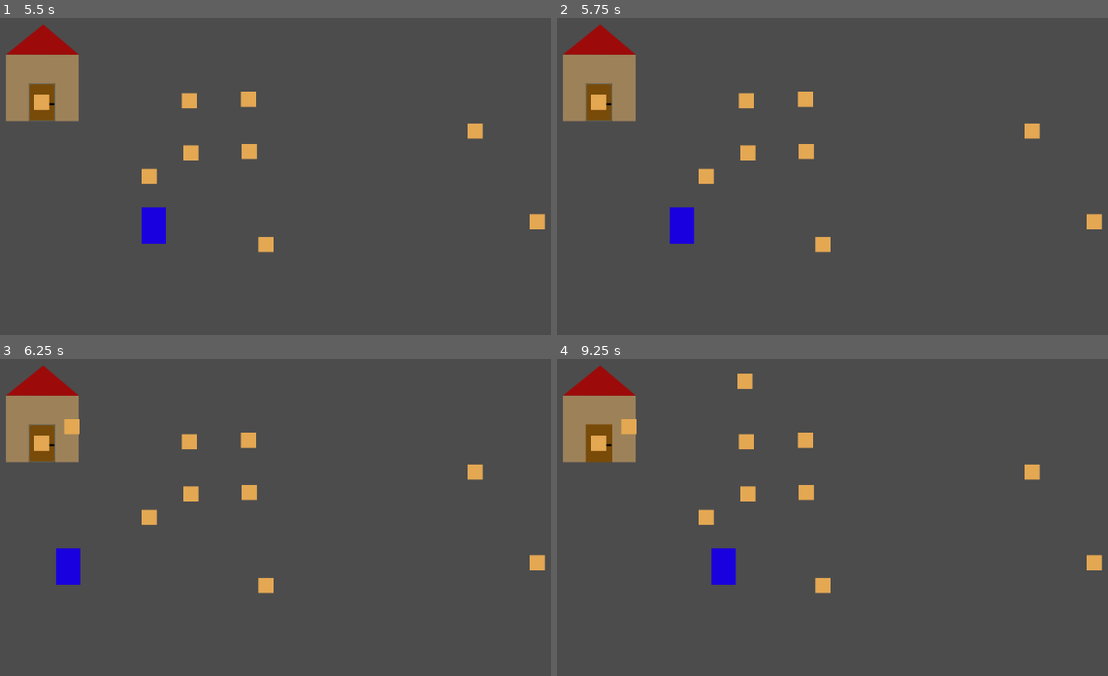
Above: before the commit, frames 1-4 (two rows, left to right).
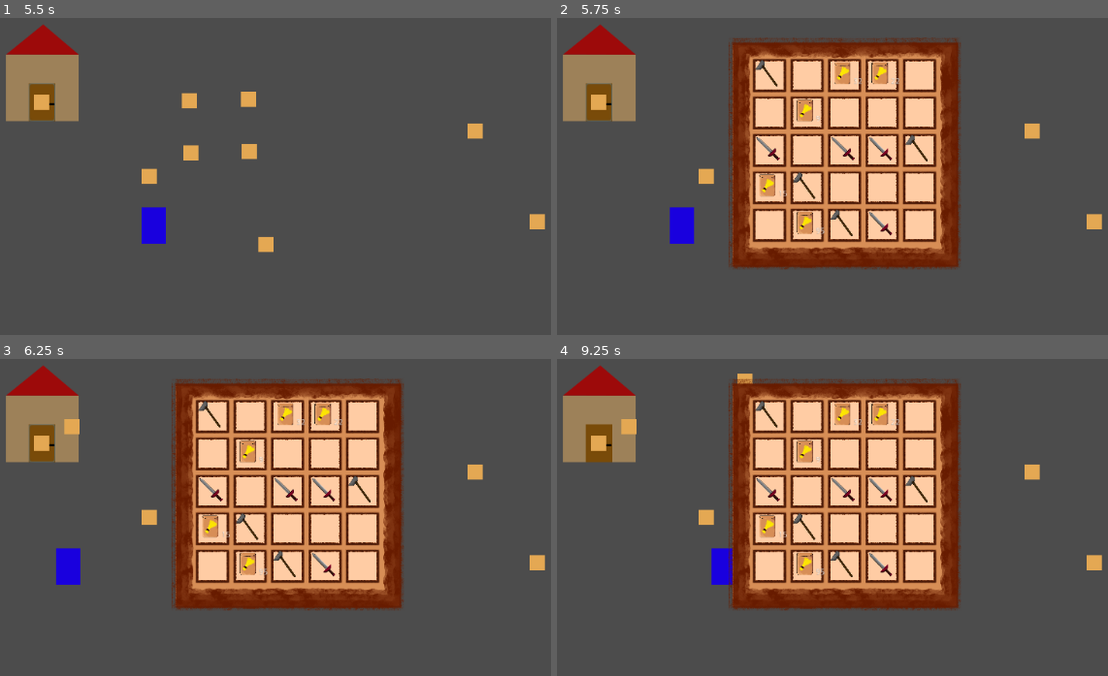
Above: after the commit, the same moments.

Repository: dietrichdaniel/Generic-Farmer
Game: Godot game, scene res://Scenes/TestLevel.tscn
Two runs of this game, one before a commit and one after it. Both use one fixed random seed, a clock stepped at 60 frames per second and the inputs below.
Inputs (mouse positions are in pixels of both pictures, inside the frame that each line leads up to):
- Up to frame 1 (5.5 s): click (187, 100) at 0.52 s; click (44, 103) at 1.25 s; tap Enter (ui_accept) at 2, 2.27, 3.02, 4.52, 5.27 s; move the mouse to (473, 132) at 2.02 s; hold D (Right) 2.03-2.78 s; click (473, 132) at 2.17 s; move the mouse to (148, 176) at 2.77 s; hold S (Down) 2.78-3.53 s; click (148, 176) at 2.92 s; move the mouse to (380, 52) at 3.52 s; hold D (Right) 3.53-4.28 s; click (380, 52) at 3.67 s; move the mouse to (264, 243) at 4.27 s; hold W (Up) 4.28-5.03 s; click (264, 243) at 4.42 s; move the mouse to (539, 220) at 5.02 s; hold A (Left) from 5.03 s (still down); click (539, 220) at 5.17 s
- Up to frame 2 (5.75 s): keep holding A (Left); tap E (Open_Inventory, bound only after the commit) at 5.65 s
- Up to frame 3 (6.25 s): keep holding A (Left); move the mouse to (71, 425) at 5.77 s; click (71, 425) at 5.92 s; tap Enter (ui_accept) at 6.02 s
- Up to frame 4 (9.25 s): move the mouse to (898, 495) at 6.52 s; release A (Left) at 6.53 s; hold S (Down) 6.53-7.28 s; click (898, 495) at 6.67 s; move the mouse to (744, 381) at 7.27 s; hold D (Right) 7.28-8.03 s; click (744, 381) at 7.42 s; tap Enter (ui_accept) at 7.52, 8.27, 9.02 s; move the mouse to (1030, 473) at 8.02 s; hold W (Up) 8.03-8.78 s; click (1030, 473) at 8.17 s; move the mouse to (705, 517) at 8.77 s; hold D (Right) from 8.78 s (still down); click (705, 517) at 8.92 s

Frame 1 is identical in both runs. In frame 2, 30% of the frame differs, in the area x 31-74%, y 6-80%; in frame 3, 30%; in frame 4, 30%, in the area x 30-74%, y 6-80%.

Commit message:
0.05
Inventory working, need to make hotbar

Diff:
--- a/Scenes/TestLevel.tscn
+++ b/Scenes/TestLevel.tscn
@@ -1,8 +1,10 @@
-[gd_scene load_steps=4 format=2]
+[gd_scene load_steps=6 format=2]
 
 [ext_resource path="res://Scenes/House.tscn" type="PackedScene" id=1]
 [ext_resource path="res://Scripts/TestLevel.gd" type="Script" id=2]
 [ext_resource path="res://Scenes/Soil.tscn" type="PackedScene" id=3]
+[ext_resource path="res://Scripts/UI.gd" type="Script" id=4]
+[ext_resource path="res://Scenes/Inventory.tscn" type="PackedScene" id=5]
 
 [node name="TestLevel" type="Node2D"]
 script = ExtResource( 2 )
@@ -24,3 +26,9 @@
 
 [node name="Position2D" type="Position2D" parent="."]
 position = Vector2( 153, 395 )
+
+[node name="UI" type="CanvasLayer" parent="."]
+script = ExtResource( 4 )
+
+[node name="Inventory" parent="UI" instance=ExtResource( 5 )]
+visible = false
--- a/Scripts/Inventory.gd
+++ b/Scripts/Inventory.gd
@@ -16,16 +16,25 @@
 					slot.putIntoSlot(holding_item)
 					holding_item = null
 				else:
-					var temp_item = slot.item
-					slot.pickFromSlot()
-					temp_item.global_position = event.global_position
-					slot.putIntoSlot(holding_item)
-					holding_item = temp_item
+					if holding_item.item_name != slot.item.item_name:
+						var temp_item = slot.item
+						slot.pickFromSlot()
+						temp_item.global_position = event.global_position
+						slot.putIntoSlot(holding_item)
+						holding_item = temp_item
+					else:
+						var stack_size = int(JSONData.item_data[slot.item.item_name]['StackSize'])
+						var able_to_add = stack_size - slot.item.item_quantity
+						if able_to_add >= holding_item.item_quantity:
+							slot.item.add_item_quantity(holding_item.item_quantity)
+							holding_item.queue_free()
+							holding_item = null
+						else:
+							slot.item.add_item_quantity(able_to_add)
+							holding_item.decrease_item_quantity(able_to_add)
 			elif slot.item:
 				holding_item = slot.item
 				slot.pickFromSlot()
-				holding_item.scale.x = 0.5
-				holding_item.scale.y = 0.5
 				holding_item.global_position = get_global_mouse_position()
 
 func _input(event):
--- a/Scripts/JSONData.gd
+++ b/Scripts/JSONData.gd
@@ -2,36 +2,16 @@
 
 var item_data: Dictionary
 
-#
-#func _ready():
-#	item_data = load_data('res://Data/ItemData.json')
-#
-#
-#func load_data(file_path):
-#	var json_data
-#	var file_data = File.new()
-#
-#	file_data.open(file_path, File.READ)
-#	json_data = JSON.parsefile_data.get_as_text())
-#	file_data.close()
-#	return json_data.result
 
-func get_data_dict(filepath: String) -> Dictionary:
-	var file := File.new()
-	var open_error: int = file.open(filepath, file.READ)
-	assert(open_error == OK, str("Invalid filepath: ", filepath))
-
-	var file_text := file.get_as_text()
-	var JSON_error_msg: String = validate_json(file_text)
-	assert(JSON_error_msg.empty(), str("Invalid JSON: ", JSON_error_msg))
-
-	var JSON_result = parse_json(file_text)
-	assert(typeof(JSON_result) == TYPE_DICTIONARY, str("Not a Dictionary: ", JSON_result))
-
-	var dict: Dictionary = JSON_result
-	return dict
+func _ready():
+	item_data = load_data('res://Data/ItemData.json')
 
 
-func _ready():
-	var item_dict := get_data_dict("res://Data/ItemData.json")
-	print(item_dict)
+func load_data(file_path):
+	var json_data
+	var file_data = File.new()
+
+	file_data.open(file_path, File.READ)
+	json_data = JSON.parse(file_data.get_as_text())
+	file_data.close()
+	return json_data.result
--- a/Scripts/Slot.gd
+++ b/Scripts/Slot.gd
@@ -15,6 +15,8 @@
 	remove_child(item)
 	var inventory_node = find_parent("Inventory")
 	inventory_node.add_child(item)
+	item.scale.x = .5
+	item.scale.y = .5
 	item = null
 
 
--- /dev/null
+++ b/Scripts/UI.gd
@@ -0,0 +1,11 @@
+extends CanvasLayer
+
+
+
+func _ready():
+	pass
+
+
+func _process(delta):
+	if Input.is_action_just_pressed("Open_Inventory"):
+		$Inventory.visible = !$Inventory.visible
--- a/project.godot
+++ b/project.godot
@@ -23,22 +23,27 @@
 
 Up={
 "deadzone": 0.5,
-"events": [ Object(InputEventKey,"resource_local_to_scene":false,"resource_name":"","device":0,"alt":false,"shift":false,"control":false,"meta":false,"command":false,"pressed":false,"scancode":0,"physical_scancode":87,"unicode":0,"echo":false,"script":null)
+"events": [ Object(InputEventKey,"resource_local_to_scene":false,"resource_name":"","device":0,"alt":false,"shift":false,"control":false,"meta":false,"command":false,"pressed":false,"scancode":87,"physical_scancode":0,"unicode":0,"echo":false,"script":null)
  ]
 }
 Down={
 "deadzone": 0.5,
-"events": [ Object(InputEventKey,"resource_local_to_scene":false,"resource_name":"","device":0,"alt":false,"shift":false,"control":false,"meta":false,"command":false,"pressed":false,"scancode":0,"physical_scancode":83,"unicode":0,"echo":false,"script":null)
+"events": [ Object(InputEventKey,"resource_local_to_scene":false,"resource_name":"","device":0,"alt":false,"shift":false,"control":false,"meta":false,"command":false,"pressed":false,"scancode":83,"physical_scancode":0,"unicode":0,"echo":false,"script":null)
  ]
 }
 Left={
 "deadzone": 0.5,
-"events": [ Object(InputEventKey,"resource_local_to_scene":false,"resource_name":"","device":0,"alt":false,"shift":false,"control":false,"meta":false,"command":false,"pressed":false,"scancode":0,"physical_scancode":65,"unicode":0,"echo":false,"script":null)
+"events": [ Object(InputEventKey,"resource_local_to_scene":false,"resource_name":"","device":0,"alt":false,"shift":false,"control":false,"meta":false,"command":false,"pressed":false,"scancode":65,"physical_scancode":0,"unicode":0,"echo":false,"script":null)
  ]
 }
 Right={
 "deadzone": 0.5,
-"events": [ Object(InputEventKey,"resource_local_to_scene":false,"resource_name":"","device":0,"alt":false,"shift":false,"control":false,"meta":false,"command":false,"pressed":false,"scancode":0,"physical_scancode":68,"unicode":0,"echo":false,"script":null)
+"events": [ Object(InputEventKey,"resource_local_to_scene":false,"resource_name":"","device":0,"alt":false,"shift":false,"control":false,"meta":false,"command":false,"pressed":false,"scancode":68,"physical_scancode":0,"unicode":0,"echo":false,"script":null)
+ ]
+}
+Open_Inventory={
+"deadzone": 0.5,
+"events": [ Object(InputEventKey,"resource_local_to_scene":false,"resource_name":"","device":0,"alt":false,"shift":false,"control":false,"meta":false,"command":false,"pressed":false,"scancode":69,"physical_scancode":0,"unicode":0,"echo":false,"script":null)
  ]
 }
 
